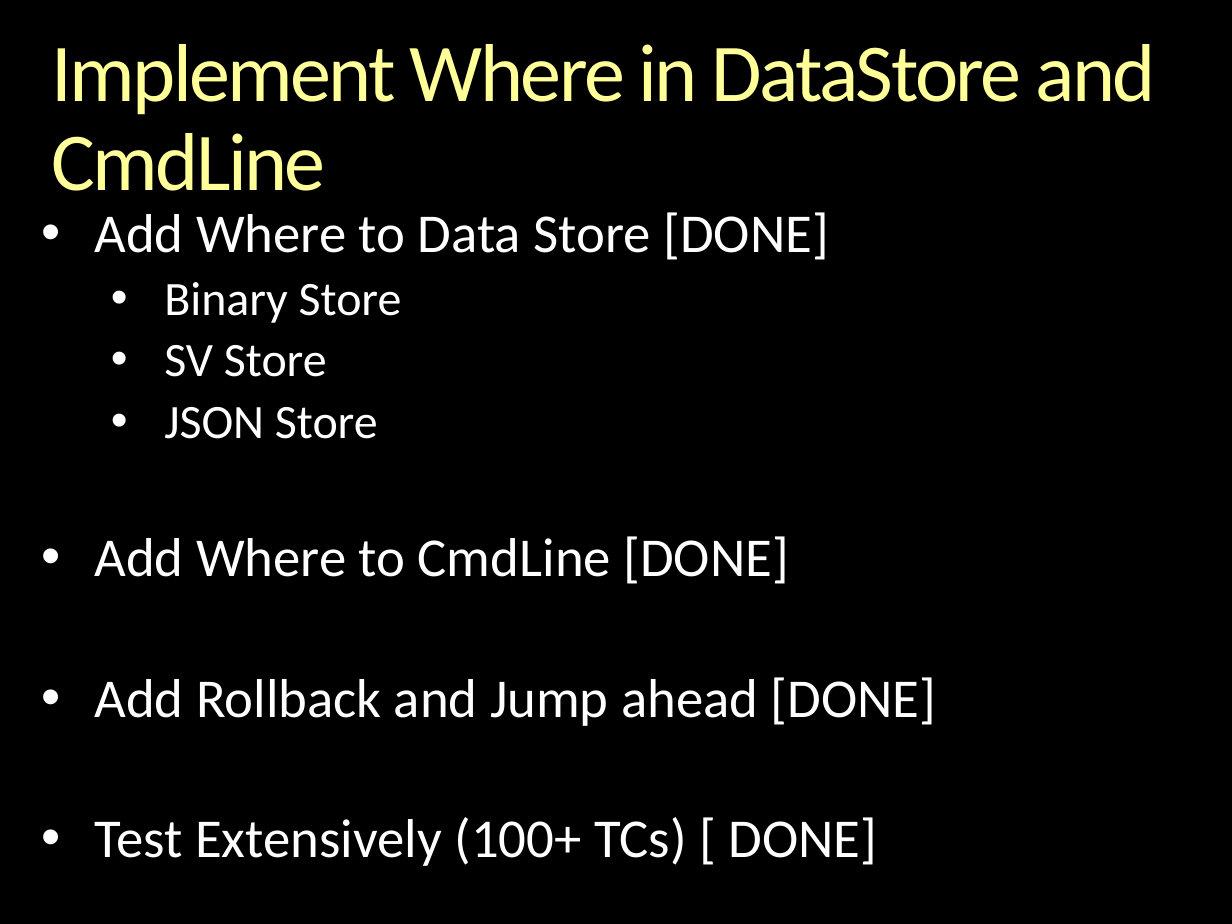
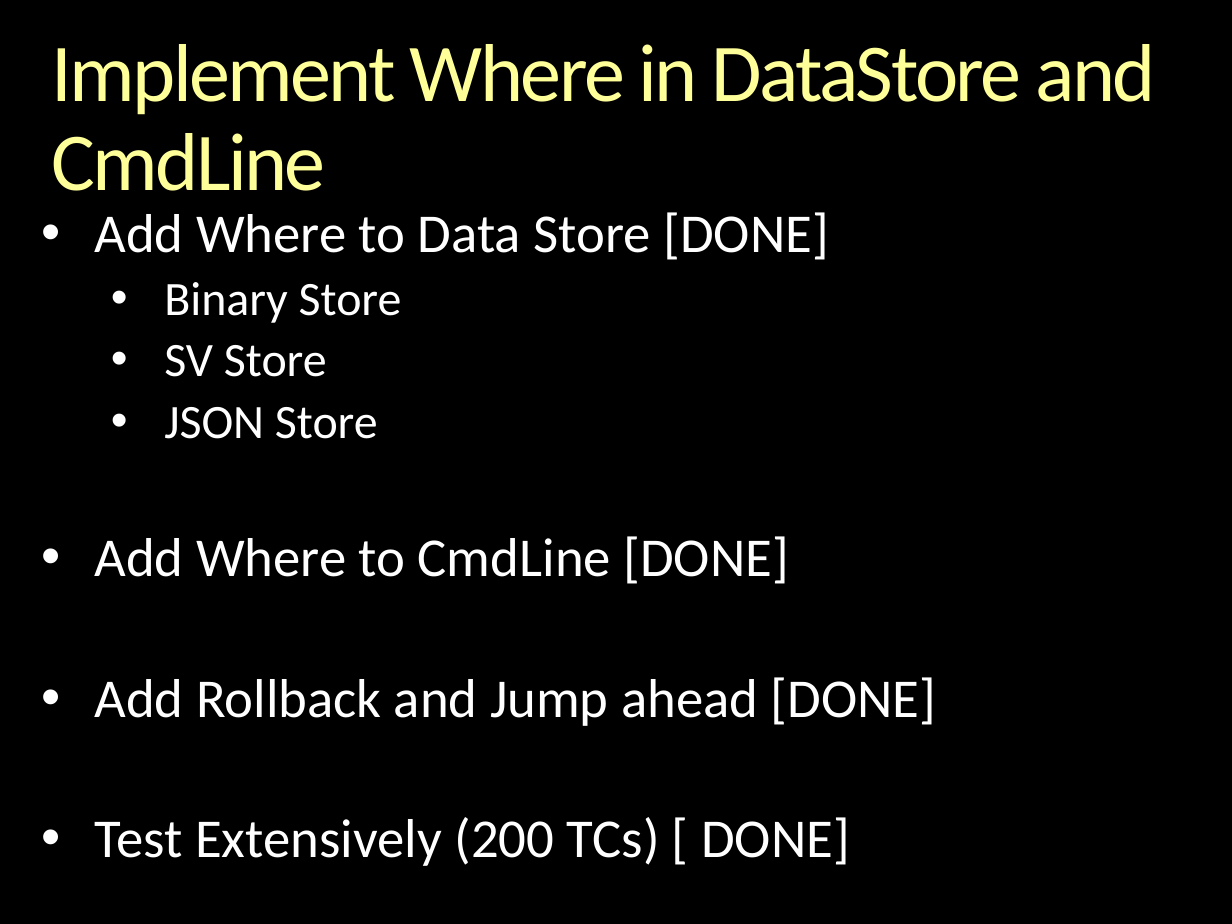
Before and after one commit to andrewferlitsch/epipog-nosql, a slide deck: slide 5 of sprints/Sprint 9 - Dec 25 - Dec 31 - Review.pptx. Drawn at 1232x924 pixels with LibreOffice and Linux fonts; fonts in the diff are those of the drawing; background and template pictures are left out. Boxes give left, top, right and bottom in pixels: in the first picture for what was removed or moved away, otherwise in the second. Text is boxed around its words. In the diff, an @@ line names an element or a change of style, - is before the commit and + after.

```diff
--- a/sprints/Sprint 9 - Dec 25 - Dec 31 - Review.pptx
+++ b/sprints/Sprint 9 - Dec 25 - Dec 31 - Review.pptx
@@ text at (x1=95, y1=817, x2=850, y2=866): text changed @@
-• Test Extensively (100+ TCs) [ DONE]
+• Test Extensively (200 TCs) [ DONE]
```
Also in this commit, not shown: 4 other files.
